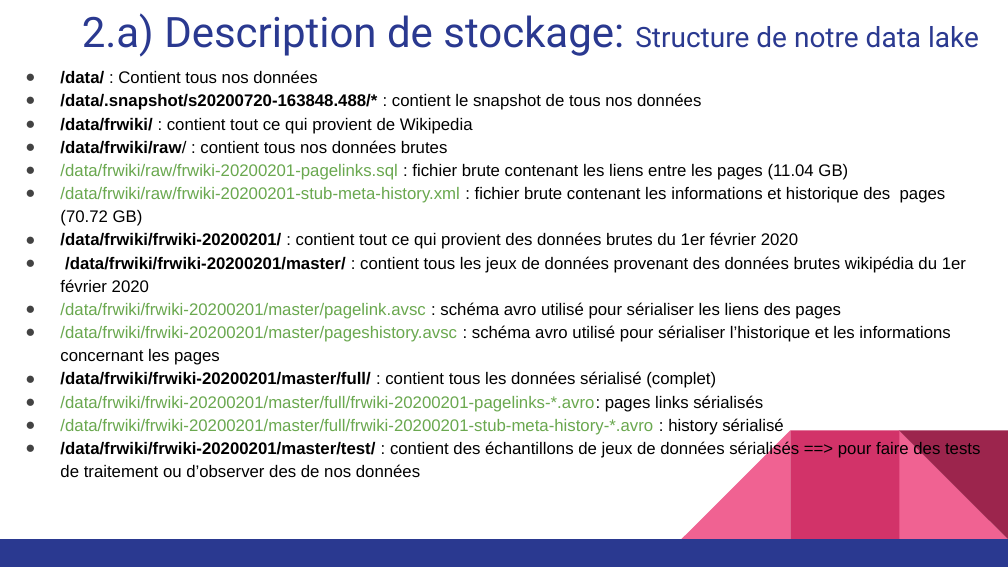
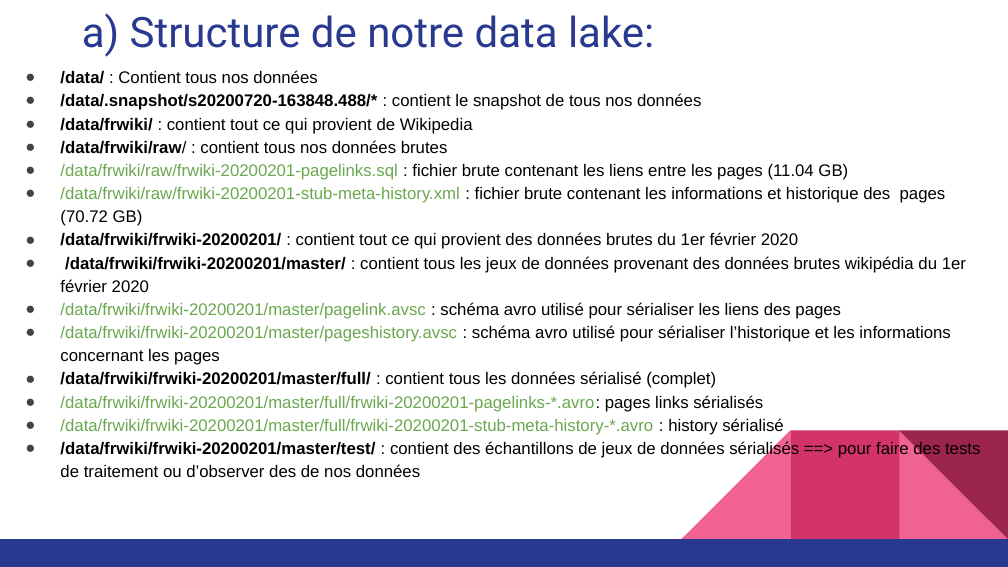
Before and after one commit to carolio7/batch_processing_wikimedia, a slide deck: slide 9 of presentation/presentation_projet4_v02.pptx (slide 7 before the commit). Drawn at 1008x567 pixels with LibreOffice and Linux fonts; fonts in the diff are those of the drawing. Boxes give left, top, right and bottom in pixels: in the first picture for what was removed or moved away, otherwise in the second. Text is boxed around its words. In the diff, an @@ line names an element or a change of style, - is before the commit and + after.

```diff
--- a/presentation/presentation_projet4_v02.pptx
+++ b/presentation/presentation_projet4_v02.pptx
@@ title at (82,13,654,57): text changed @@
-2.a) Description de stockage: Structure de notre data lake
+a) Structure de notre data lake:
```
Also in this commit, not shown: 16 other slides changed, 7 slides added, 4 slides removed, 1 other file.
